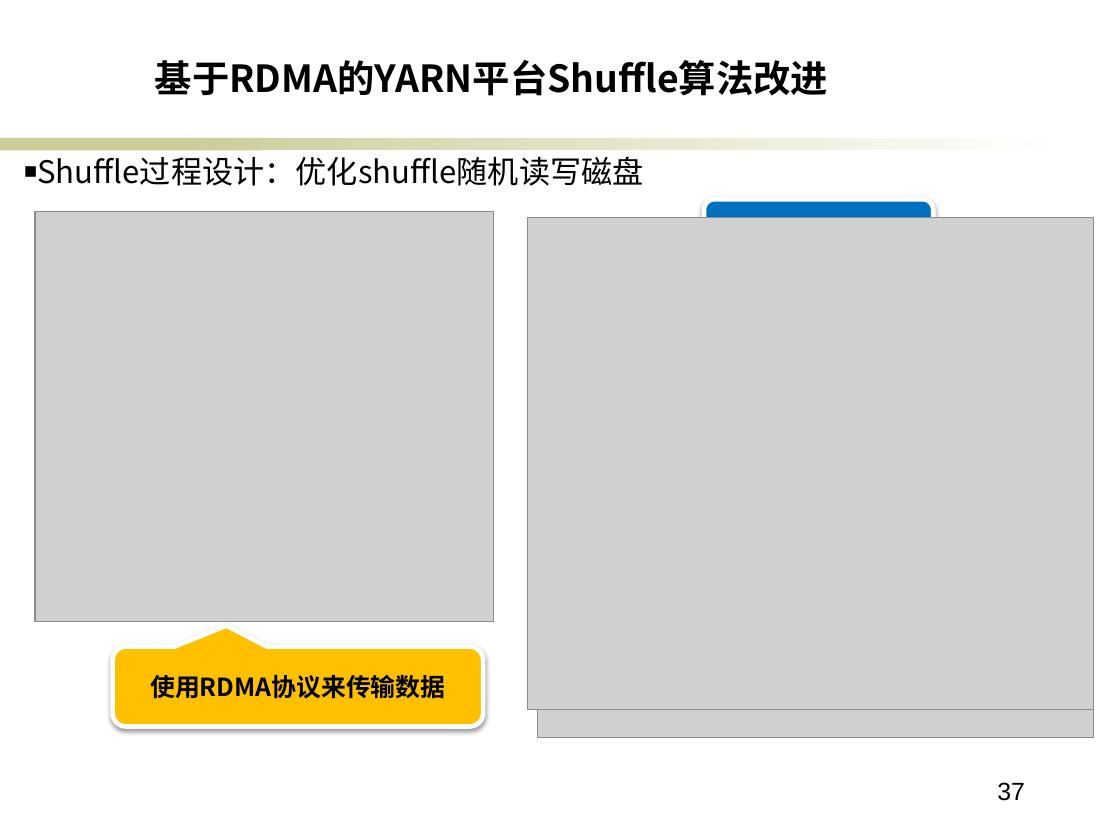
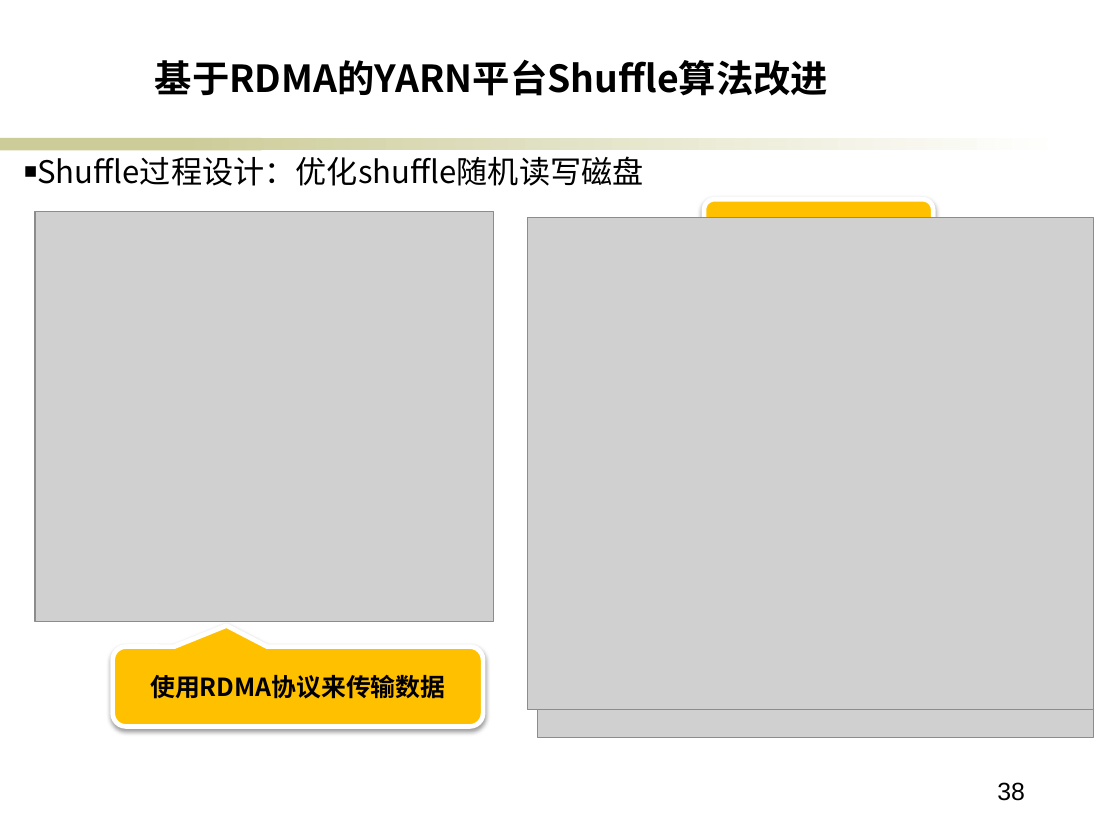
Before and after one commit to ericsonyc/paper, a slide deck: slide 38 of 毕业答辩.pptx (slide 37 before the commit). Drawn at 1120x840 pixels with LibreOffice and Linux fonts; fonts in the diff are those of the drawing; grey boxes stand for pictures; background and template pictures are left out. Boxes give left, top, right and bottom in pixels: in the first picture for what was removed or moved away, otherwise in the second. Text is boxed around its words. In the diff, an @@ line names an element or a change of style, - is before the commit and + after.

```diff
--- a/毕业答辩.pptx
+++ b/毕业答辩.pptx
@@ rounded speech box "Shuffle架构" at bbox=[704, 199, 934, 263]: fill #0070C0 to #FFC000 @@
@@ page number at bbox=[997, 782, 1025, 801]: text changed @@
-37
+38
```
Also in this commit, not shown: 7 other slides changed, 2 slides added, 1 slide removed, 2 other files.
